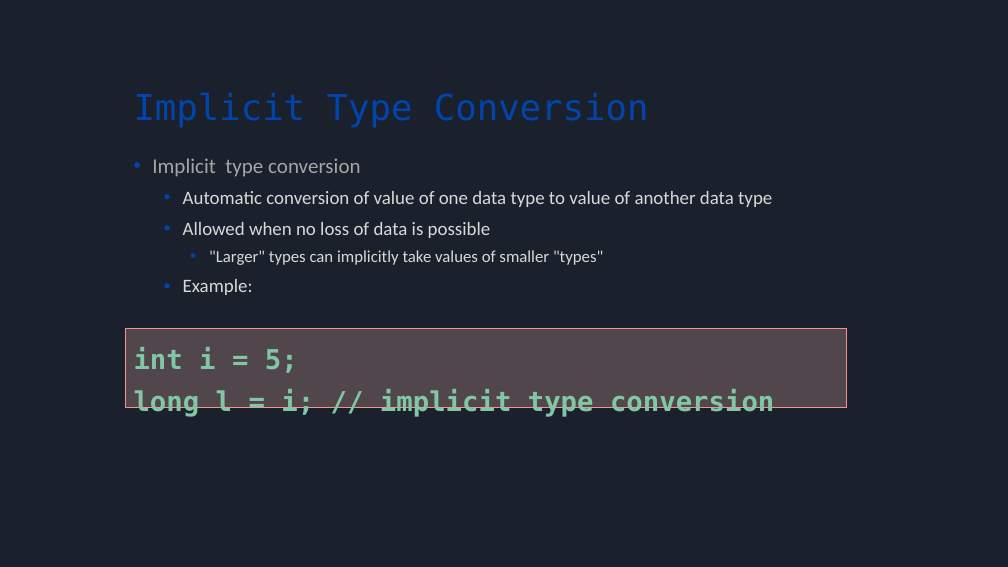
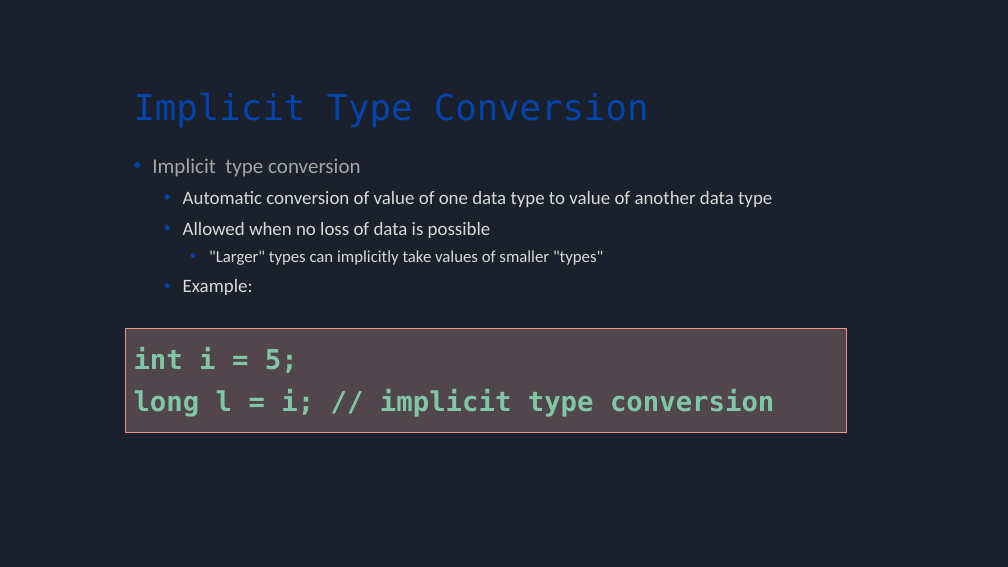
Before and after one commit to bulhard/Introduction-to-programming, a slide deck: slide 25 of Presentations/Lesson 02 Operators and Expressions.pptx. Drawn at 1008x567 pixels with LibreOffice and Linux fonts; fonts in the diff are those of the drawing. Boxes give left, top, right and bottom in pixels: in the first picture for what was removed or moved away, otherwise in the second. Text is boxed around its words. In the diff, an @@ line names an element or a change of style, - is before the commit and + after.

```diff
--- a/Presentations/Lesson 02 Operators and Expressions.pptx
+++ b/Presentations/Lesson 02 Operators and Expressions.pptx
@@ rectangle "int i = 5;": place and size @@
-rectangle "int i = 5;" at box(126, 328, 847, 408)
+rectangle "int i = 5;" at box(126, 328, 847, 433)
```
Also in this commit, not shown: 5 other slides changed, 55 other files.
